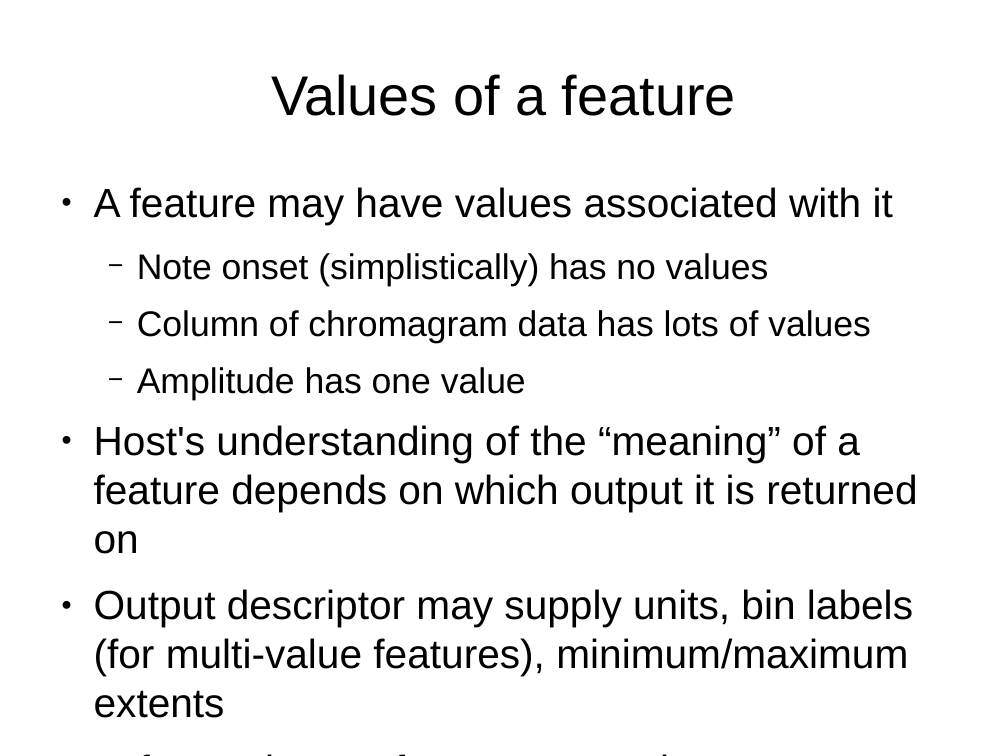
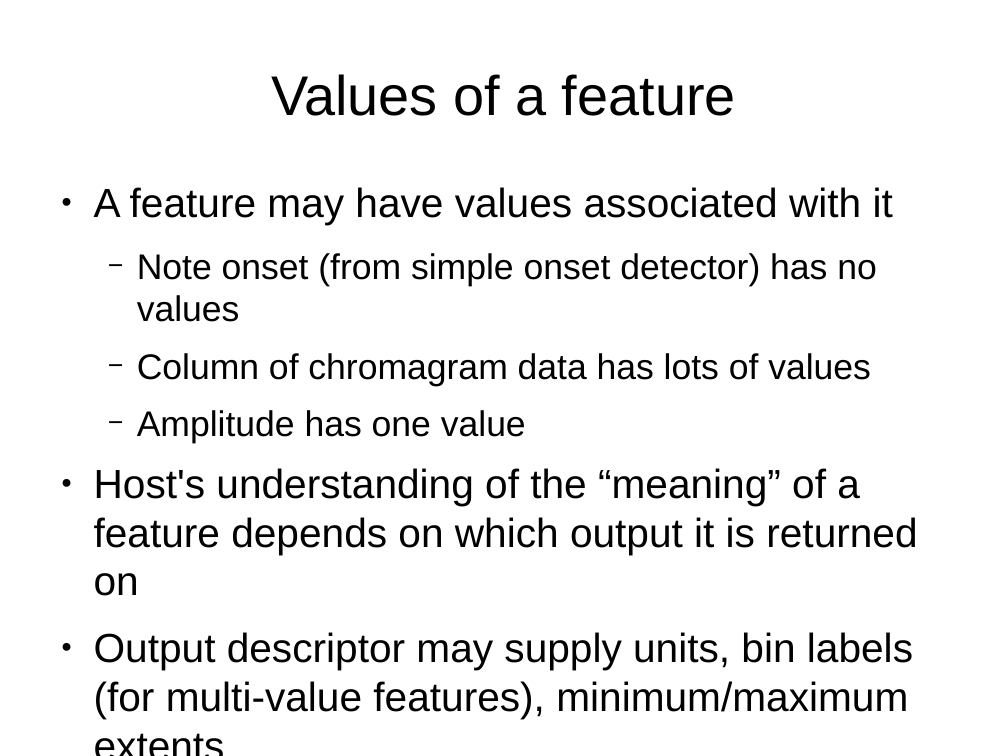
Before and after one commit to vamp-plugins/vamp-plugin-sdk, a slide deck: slide 11 of vestigial-manual/redux.odp. Drawn at 1008x756 pixels with LibreOffice and Linux fonts; fonts in the diff are those of the drawing. Boxes give left, top, right and bottom in pixels: in the first picture for what was removed or moved away, otherwise in the second. Text is boxed around its words. In the diff, an @@ line names an element or a change of style, - is before the commit and + after.

```diff
--- a/vestigial-manual/redux.odp
+++ b/vestigial-manual/redux.odp
@@ text at box(137, 253, 877, 322): text changed @@
-  − Note onset (simplistically) has no values
+  − Note onset (from simple onset detector) has no values
```
Also in this commit, not shown: 2 other slides changed.
